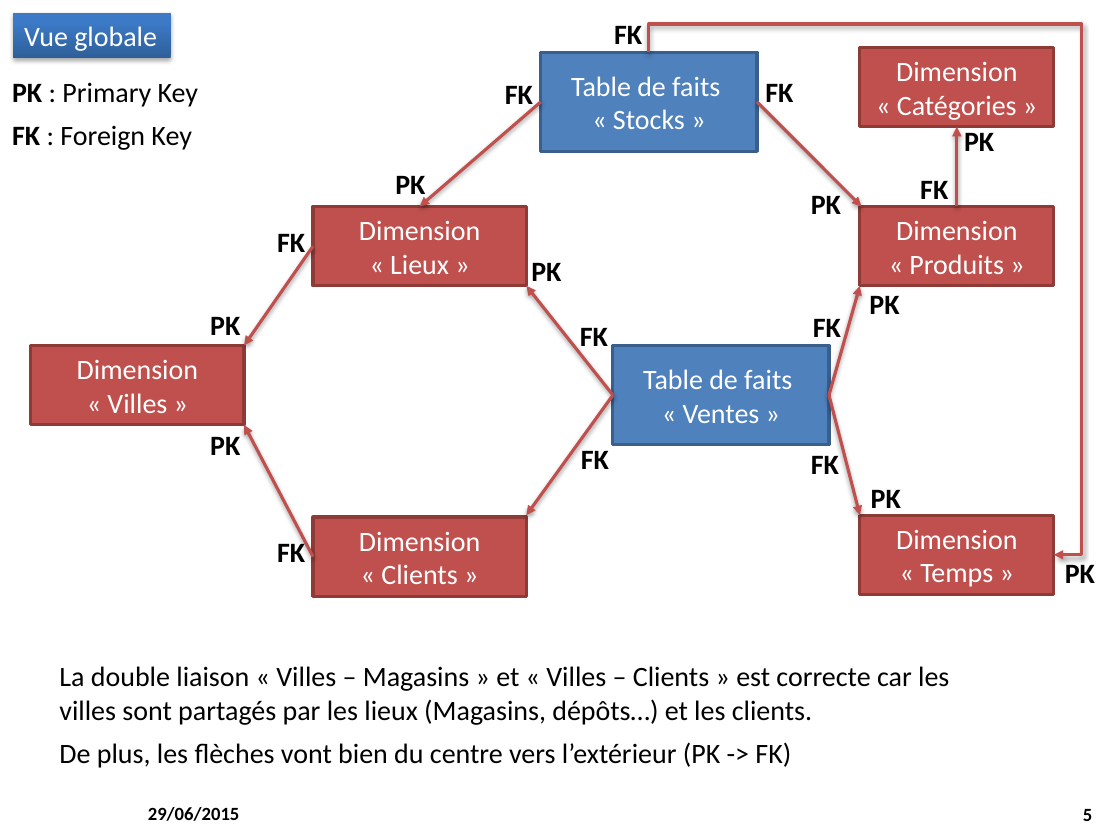
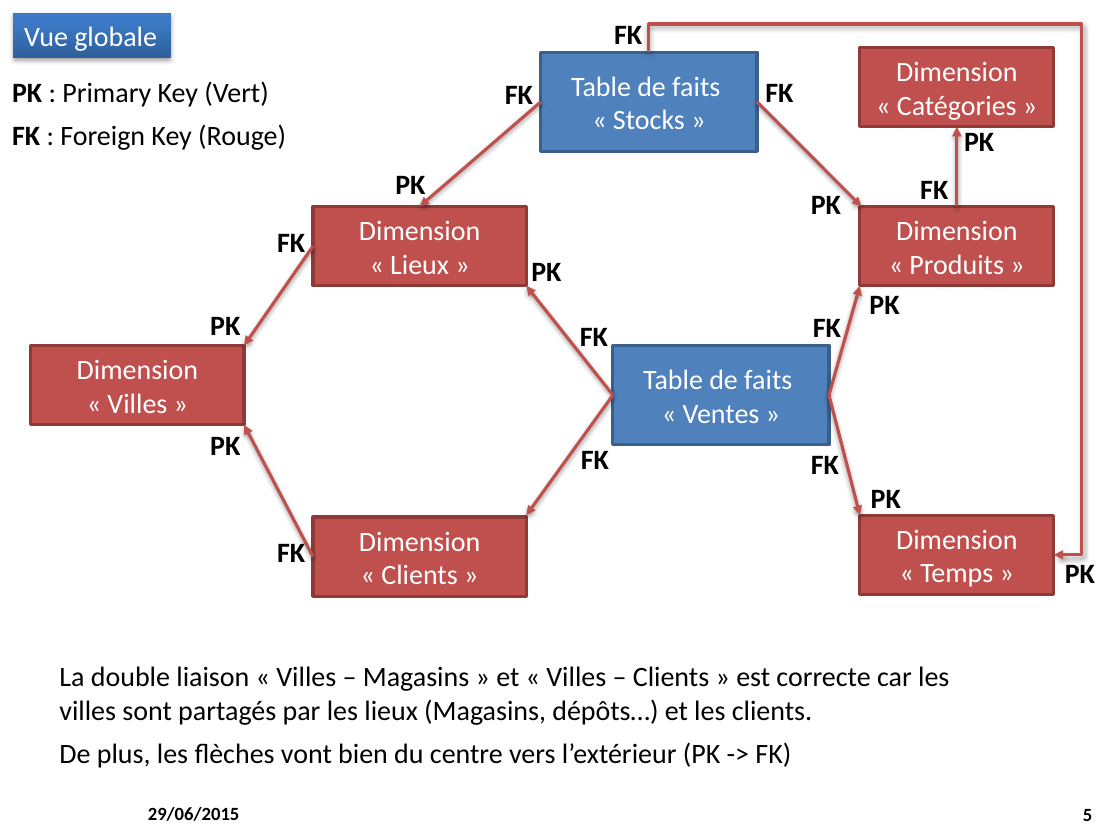
Before and after one commit to M2SIID-ODE/Projet_ODE, a slide deck: slide 5 of Documentation/3 - Documentation technique/Modelisation_EntrepotDeDonnées.pptx. Drawn at 1120x840 pixels with LibreOffice and Linux fonts; fonts in the diff are those of the drawing; background and template pictures are left out. Boxes give left, top, right and bottom in pixels: in the first picture for what was removed or moved away, otherwise in the second. Text is boxed around its words. In the diff, an @@ line names an element or a change of style, - is before the commit and + after.

```diff
--- a/Documentation/3 - Documentation technique/Modelisation_EntrepotDeDonnées.pptx
+++ b/Documentation/3 - Documentation technique/Modelisation_EntrepotDeDonnées.pptx
@@ text at box(12, 81, 286, 150): text changed @@
-PK : Primary Key
-FK : Foreign Key
+PK : Primary Key (Vert)
+FK : Foreign Key (Rouge)
```
Also in this commit, not shown: 9 other slides changed, 2 other files.
